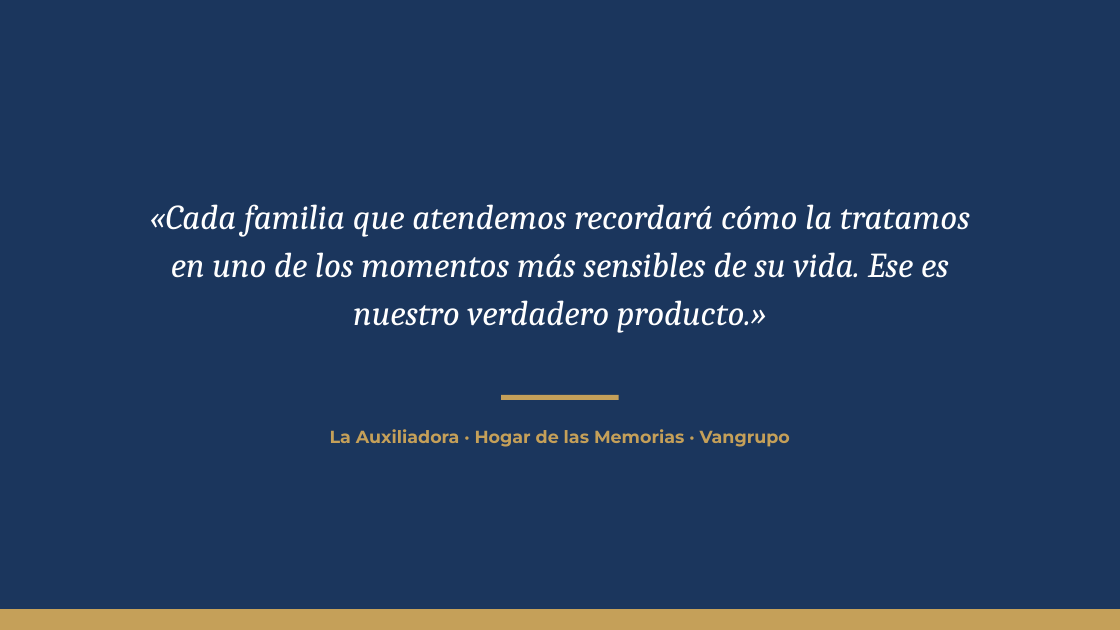
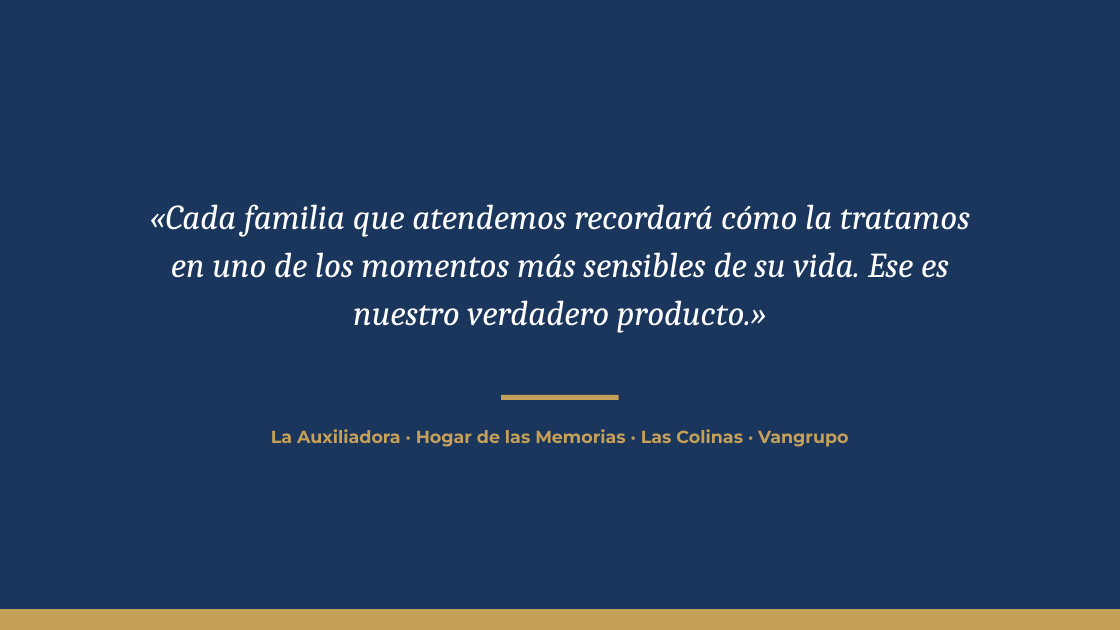
Before and after one commit to os267/teste, a slide deck: slide 39 of playbook/salida/Playbook_Comercial_Cremacion_Vangrupo.pptx. Drawn at 1120x630 pixels with LibreOffice and Linux fonts; fonts in the diff are those of the drawing. Boxes give left, top, right and bottom in pixels: in the first picture for what was removed or moved away, otherwise in the second. Text is boxed around its words. In the diff, an @@ line names an element or a change of style, - is before the commit and + after.

```diff
--- a/playbook/salida/Playbook_Comercial_Cremacion_Vangrupo.pptx
+++ b/playbook/salida/Playbook_Comercial_Cremacion_Vangrupo.pptx
@@ text at bbox=[271, 429, 848, 447]: text changed @@
-La Auxiliadora · Hogar de las Memorias · Vangrupo
+La Auxiliadora · Hogar de las Memorias · Las Colinas · Vangrupo
```
Also in this commit, not shown: 37 other slides changed, 6 other files.
